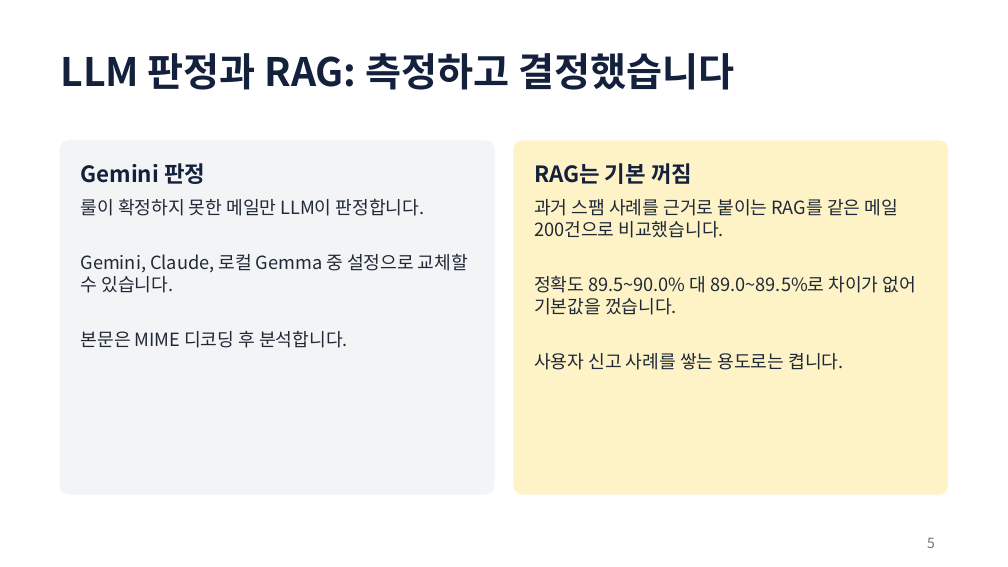
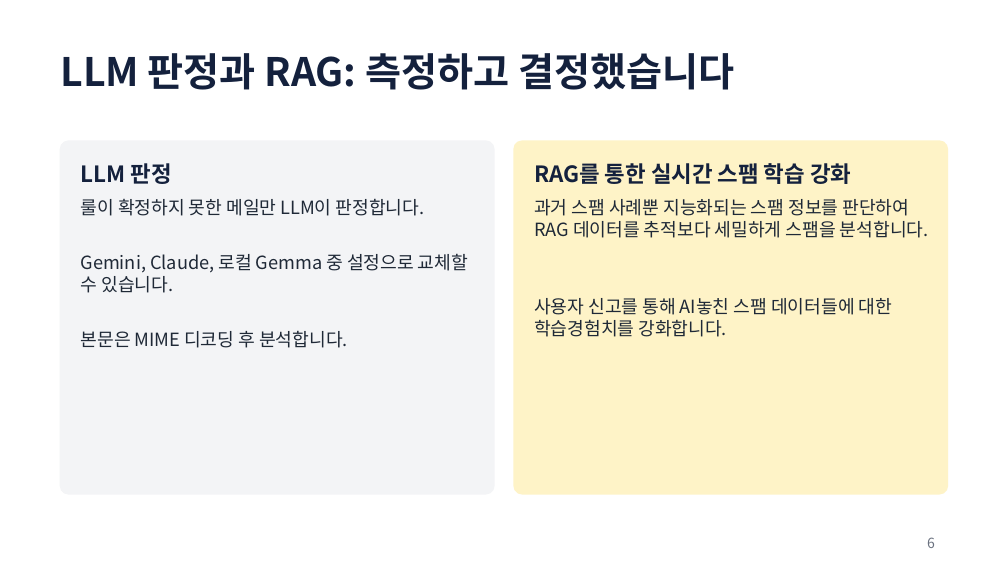
Before and after one commit to ending1/hedwig-spam-gateway, a slide deck: slide 6 of docs/hedwig-spam-gateway-intro.pptx (slide 5 before the commit). Drawn at 1008x567 pixels with LibreOffice and Linux fonts; fonts in the diff are those of the drawing. Boxes give left, top, right and bottom in pixels: in the first picture for what was removed or moved away, otherwise in the second. Text is boxed around its words. In the diff, an @@ line names an element or a change of style, - is before the commit and + after.

```diff
--- a/docs/hedwig-spam-gateway-intro.pptx
+++ b/docs/hedwig-spam-gateway-intro.pptx
@@ text at box(81, 163, 172, 184): text changed @@
-Gemini 판정
+LLM 판정
@@ text at box(534, 163, 851, 184): text changed @@
-RAG는 기본 꺼짐
+RAG를 통한 실시간 스팸 학습 강화
@@ text at box(534, 199, 928, 337): text changed @@
-과거 스팸 사례를 근거로 붙이는 RAG를 같은 메일 200건으로 비교했습니다.
-정확도 89.5~90.0% 대 89.0~89.5%로 차이가 없어 기본값을 껐습니다.
-사용자 신고 사례를 쌓는 용도로는 켭니다.
+과거 스팸 사례뿐 지능화되는 스팸 정보를 판단하여 RAG 데이터를 추적보다 세밀하게 스팸을 분석합니다.
+사용자 신고를 통해 AI놓친 스팸 데이터들에 대한 학습경험치를 강화합니다.
@@ page number at box(927, 537, 935, 548): text changed @@
-5
+6
```
Also in this commit, not shown: 1 other slide changed, 1 slide added, 2 slides removed.
